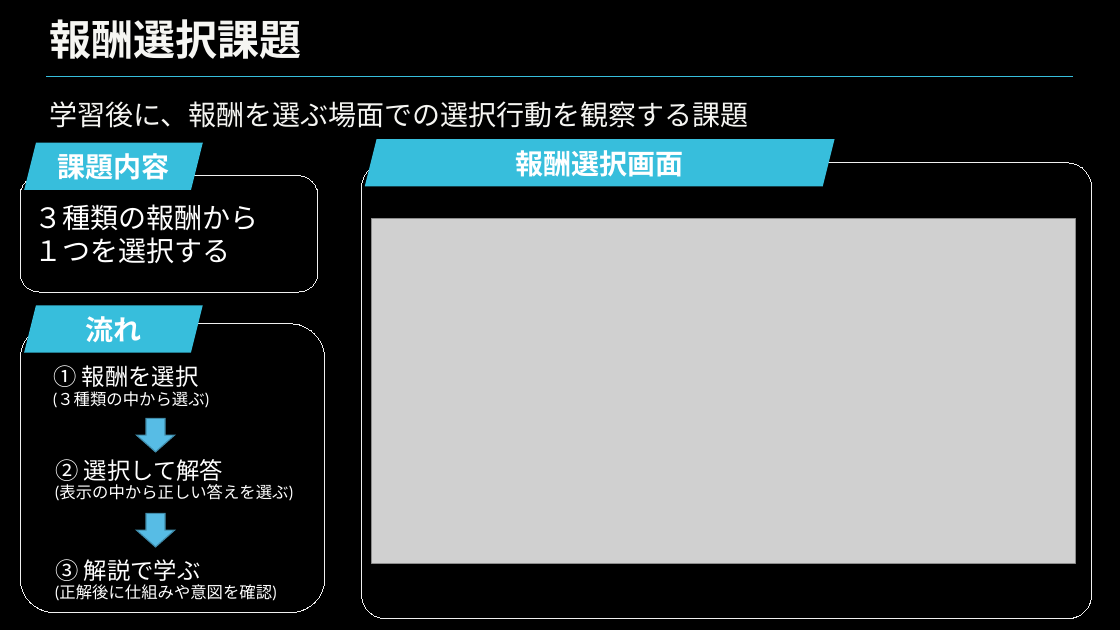
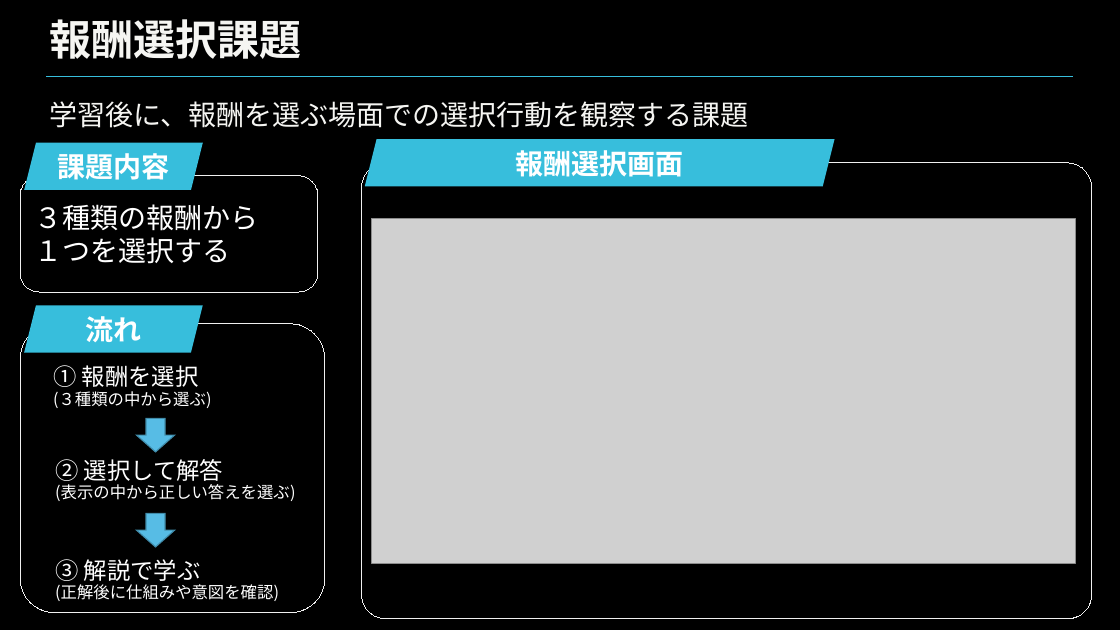
Before and after one commit to nishinekoma/graduate-school, a slide deck: slide 12 of 自身の研究/大学院での研究/学会/HCD/本番/1129HCD発表資料.pptx. Drawn at 1120x630 pixels with LibreOffice and Linux fonts; fonts in the diff are those of the drawing; grey boxes stand for pictures; background and template pictures are left out. Boxes give left, top, right and bottom in pixels: in the first picture for what was removed or moved away, otherwise in the second. Text is boxed around its words. In the diff, an @@ line names an element or a change of style, - is before the commit and + after.

```diff
--- a/自身の研究/大学院での研究/学会/HCD/本番/1129HCD発表資料.pptx
+++ b/自身の研究/大学院での研究/学会/HCD/本番/1129HCD発表資料.pptx
@@ font Cabin to Noto Sans CJK JP in 3 elements at (x1=53, y1=365, x2=212, y2=408), (x1=55, y1=459, x2=295, y2=501), (x1=55, y1=559, x2=279, y2=601) @@
```
Also in this commit, not shown: 14 other slides changed, 1 other file.
